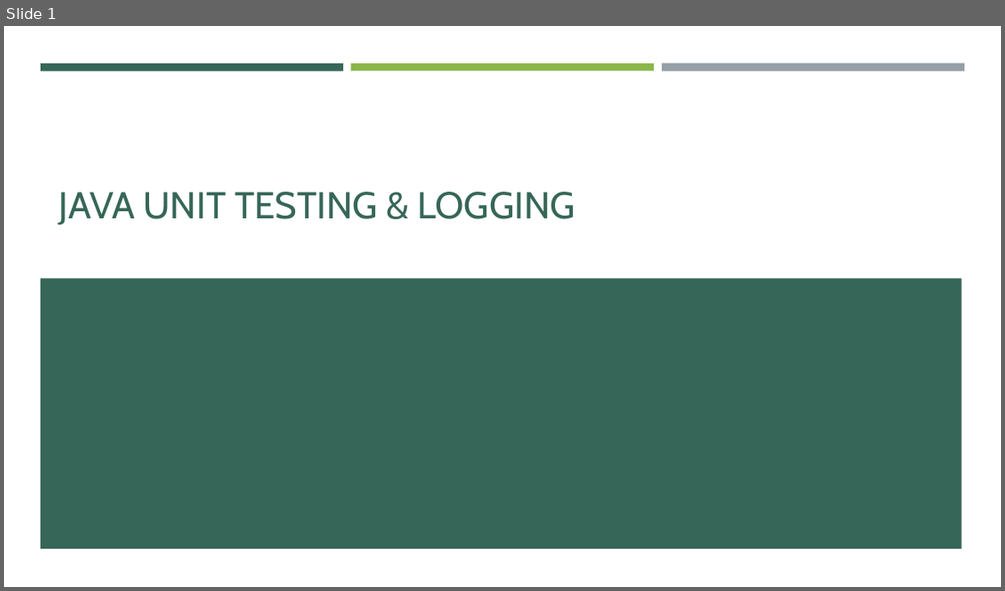
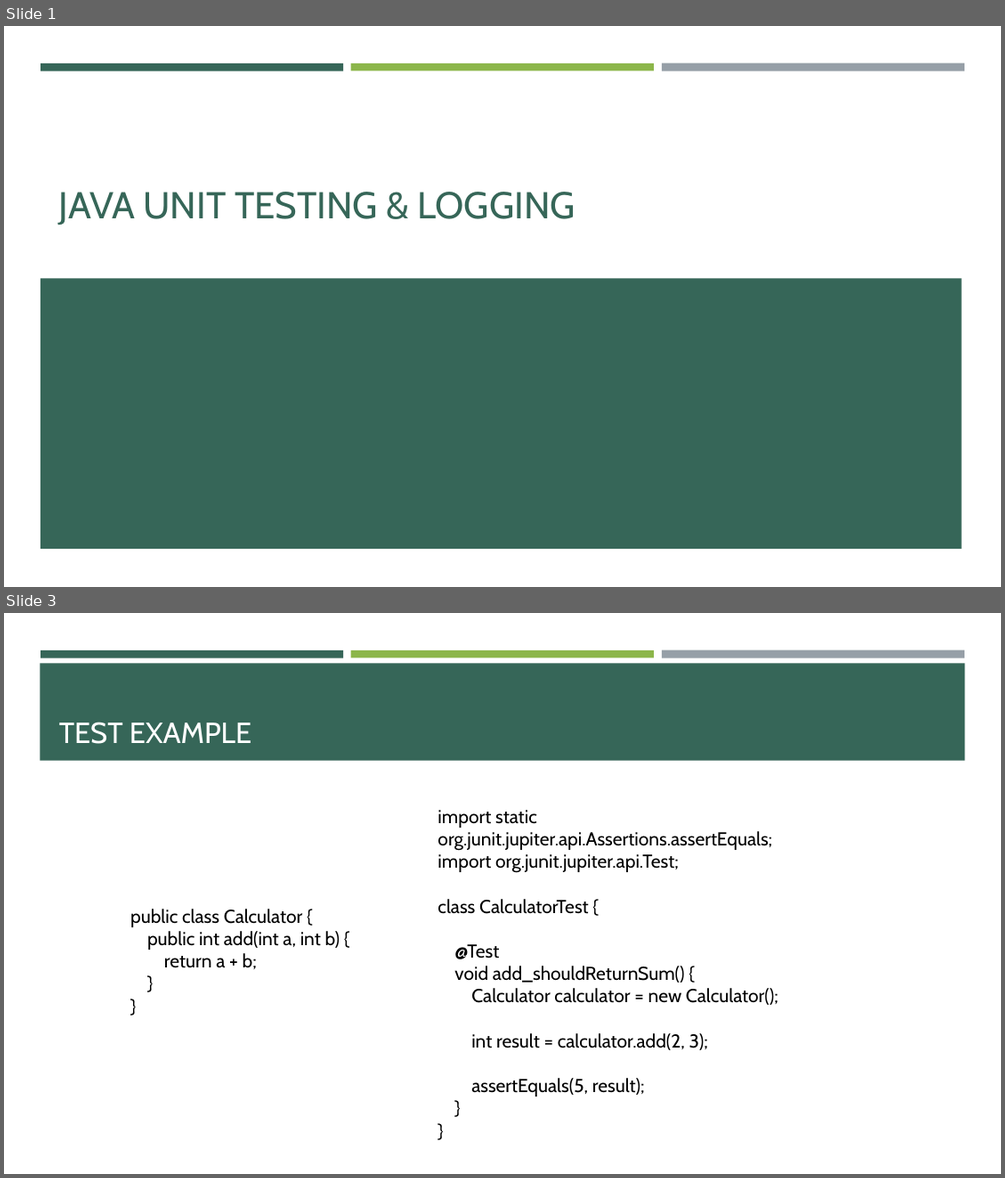
Before and after one commit to e-m-wilson/java-fs, a slide deck: Week_4/Unit_Testing_&_Logging.pptx. Shown one above the other, each under a label of ours: slide 1 before the commit, slides 1 and 3 after it; the slides between them are not shown. The pictures are 1005x591 and 1005x1178 pixels, drawn with LibreOffice and Linux fonts; fonts in the diff are those of the drawing. Boxes give left, top, right and bottom in pixels: in the first picture for what was removed or moved away, otherwise in the second. Text is boxed around its words. In the diff, an @@ line names an element or a change of style, - is before the commit and + after.

```diff
--- a/Week_4/Unit_Testing_&_Logging.pptx
+++ b/Week_4/Unit_Testing_&_Logging.pptx
@@ slide 3 added at [4, 613, 1001, 1174], background #FFFFFF; not listed: 3 template elements that a slide beside it also shows @@
@@ rectangle added at [40, 663, 965, 761], fill #366658 @@
@@ title added at [59, 722, 251, 744], 28 pt, text #FFFFFF @@
+TEST EXAMPLE
@@ text added at [437, 810, 778, 1096], 18 pt, text #000000 @@
+import static org.junit.jupiter.api.Assertions.assertEquals;
+import org.junit.jupiter.api.Test;
+class CalculatorTest {
+@Test
+void add_shouldReturnSum() {
+Calculator calculator = new Calculator();
+int result = calculator.add(2, 3);
+assertEquals(5, result);
+}
+}
@@ text added at [130, 908, 340, 969], 18 pt, text #000000 @@
+public class Calculator {
+public int add(int a, int b) {
+return a + b;
+}
+}
```
Also in this commit, not shown: 1 slide changed, 12 other slides added, 10 other files.
